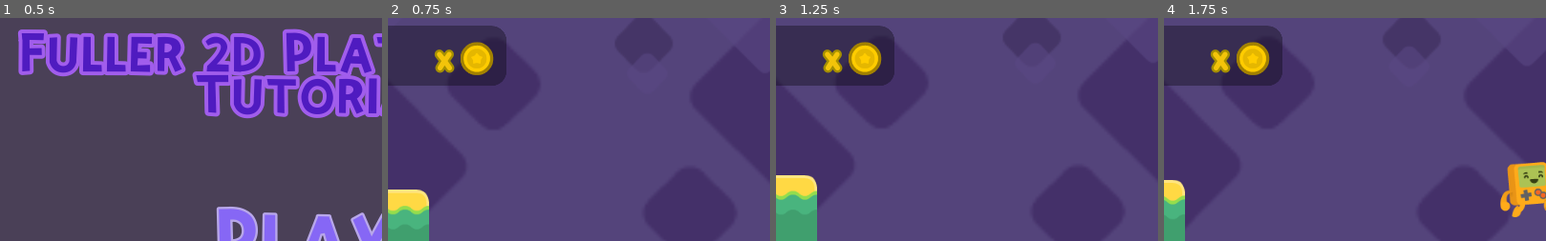
Above: before the commit, frames 1-4 (left to right).
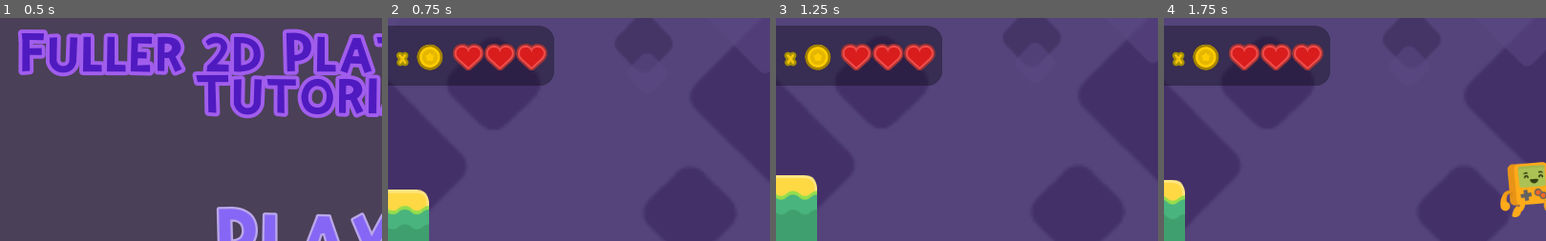
Above: after the commit, the same moments.

Repository: CrabbitSlater/Godot_2D_Tutorial_adv
Game: Godot game, scene res://Assets/TitleMenu.tscn
Two runs of this game, one before a commit and one after it. Both use one fixed random seed, a clock stepped at 60 frames per second and the inputs below.
Inputs:
- Up to frame 1 (0.5 s): no input
- Up to frame 2 (0.75 s): click "Play" at 0.5 s
- Up to frame 3 (1.25 s): no input
- Up to frame 4 (1.75 s): hold D (player_right) from 1.28 s (still down); tap V (player_fire) at 1.35 s; tap Space (player_jump) at 1.52 s
The pictures show only the part of the screen within x 10-60%, y 1-51%; the shares and areas given below are measured in that part.

Frame 1 is identical in both runs. In frame 2, 6.1% of the frame differs, in the area x 2-44%, y 3-31%; in frame 3, 6.1%; in frame 4, 6.1%.

Commit message:
Added hearts/health system using a tiled texture rect. (dont forget to enable expand) Created a 'singleton' to handle lives global, that autoloads itself (project settings) and updated the hud so it passes a reference to itself to global so global can access loadhearts

Diff:
--- a/Assets/Levels/HUD.gd
+++ b/Assets/Levels/HUD.gd
@@ -1,11 +1,23 @@
 extends CanvasLayer
 
 var coins:int = 0
+const HEARTS_WIDTH = 53
 
 func _ready():
 	$Coins.text=String(coins)
+	load_hearts()
+	Global.hud = self # give reference of ourselves to the global node
 
 
 func _on_coin_collected():
 	coins +=1
 	_ready()
+
+func load_hearts():
+	#Dont forget to enable expand on the hearts texturerect
+	$HeartsFull.rect_size.x = Global.lives * HEARTS_WIDTH
+	print("current lives = "+str(Global.lives))
+	print("empty hearts size should be = "+str((Global.max_lives - Global.lives)))
+	print("empty hearts width should be = "+str((Global.max_lives - Global.lives) * HEARTS_WIDTH))
+	$HeartsEmpty.rect_size.x = (Global.max_lives - Global.lives) * HEARTS_WIDTH
+	$HeartsEmpty.rect_position.x = $HeartsFull.rect_position.x + $HeartsFull.rect_size.x *$HeartsFull.rect_scale.x
--- a/Assets/Levels/Test_Level.tscn
+++ b/Assets/Levels/Test_Level.tscn
@@ -14,6 +14,8 @@
 [ext_resource path="res://Assets/Objects/Ladder/ladder_sprites/ladder_top.png" type="Texture" id=12]
 [ext_resource path="res://Assets/Objects/Ladder/ladder_sprites/ladder_mid.png" type="Texture" id=13]
 [ext_resource path="res://Assets/Objects/Ladder/Ladder_Top.tscn" type="PackedScene" id=14]
+[ext_resource path="res://Assets/UI/UI_Img/hud_heartEmpty.png" type="Texture" id=15]
+[ext_resource path="res://Assets/UI/UI_Img/hud_heartFull.png" type="Texture" id=16]
 
 [sub_resource type="ConvexPolygonShape2D" id=11]
 points = PoolVector2Array( 48, 64, 16, 64, 16, 0, 48, 0 )
@@ -76,7 +78,7 @@
 corner_radius_bottom_left = 20
 
 [sub_resource type="DynamicFont" id=9]
-size = 48
+size = 25
 outline_size = 3
 font_data = ExtResource( 8 )
 
@@ -236,24 +238,24 @@
 [node name="Panel" type="Panel" parent="HUD"]
 margin_left = 16.0
 margin_top = 16.0
-margin_right = 256.0
+margin_right = 320.0
 margin_bottom = 96.0
 custom_styles/panel = SubResource( 8 )
 
 [node name="TextureRect" type="TextureRect" parent="HUD"]
-margin_left = 194.0
-margin_top = 37.0
-margin_right = 239.0
-margin_bottom = 82.0
+margin_left = 136.0
+margin_top = 40.0
+margin_right = 171.0
+margin_bottom = 75.0
 texture = ExtResource( 7 )
 expand = true
 stretch_mode = 1
 
 [node name="Label" type="Label" parent="HUD"]
-margin_left = 160.0
-margin_top = 32.0
-margin_right = 184.0
-margin_bottom = 91.0
+margin_left = 104.0
+margin_top = 29.0
+margin_right = 128.0
+margin_bottom = 88.0
 custom_colors/font_color = Color( 0.952941, 0.768627, 0.0392157, 1 )
 custom_colors/font_outline_modulate = Color( 0.647059, 0.560784, 0, 1 )
 custom_constants/line_spacing = 0
@@ -273,14 +275,34 @@
 text = "$$"
 valign = 1
 
+[node name="HeartsEmpty" type="TextureRect" parent="HUD"]
+margin_left = 184.0
+margin_top = 40.0
+margin_right = 343.0
+margin_bottom = 85.0
+rect_scale = Vector2( 0.8, 0.8 )
+texture = ExtResource( 15 )
+expand = true
+stretch_mode = 2
+
+[node name="HeartsFull" type="TextureRect" parent="HUD"]
+margin_left = 184.0
+margin_top = 40.0
+margin_right = 343.0
+margin_bottom = 85.0
+rect_scale = Vector2( 0.8, 0.8 )
+texture = ExtResource( 16 )
+expand = true
+stretch_mode = 2
+
 [node name="Ladder_Tops" type="Node2D" parent="."]
 position = Vector2( 64, 0 )
 
-[node name="Ladder_Top" parent="Ladder_Tops" instance=ExtResource( 14 )]
+[node name="Ladder_Top_1" parent="Ladder_Tops" instance=ExtResource( 14 )]
 position = Vector2( 1120, 264 )
 
-[node name="Ladder_Top2" parent="Ladder_Tops" instance=ExtResource( 14 )]
-position = Vector2( 1568, 272 )
+[node name="Ladder_Top_2" parent="Ladder_Tops" instance=ExtResource( 14 )]
+position = Vector2( 1568, 296 )
 
 [node name="Enemies" type="Node2D" parent="."]
 
--- a/Assets/PlayButton.gd
+++ b/Assets/PlayButton.gd
@@ -4,5 +4,5 @@
 
 
 func _on_PlayButton_pressed():
-
+	Global.new_game()
 	get_tree().change_scene("res://Assets/Levels/Test_Level.tscn")
--- a/Assets/Steve/Steve.gd
+++ b/Assets/Steve/Steve.gd
@@ -220,8 +220,9 @@
 
 	#sorted this bug using collisions layers- fall zone now only detects things on player
 
-	get_tree().change_scene("res://Assets/GameOverScreen.tscn")
-
+	Global.lose_life()
+	if(Global.lives>0):
+		get_tree().reload_current_scene()
 	#pass # Replace with function body.
 
 func add_coin():
@@ -232,6 +233,9 @@
 	velocity.y=jump_force*0.5
 
 func ouch(var enemy_pos_x):
+
+	Global.lose_life()
+
 	self.set_modulate(Color(1,0.3,0.3,0.6))
 	#get relative position of thing that ouched us to ourselves
 
@@ -253,7 +257,10 @@
 
 
 func _on_Timer_timeout():
-	get_tree().change_scene("res://Assets/GameOverScreen.tscn")
+
+
+	self.set_modulate(Color(1,1,1,1))
+
 
 
 func _on_LadderChecker_body_entered(body):
--- /dev/null
+++ b/Global.gd
@@ -0,0 +1,18 @@
+extends Node
+
+# ^^ a singleton that handles lives
+
+# a pointe to the hud, set by the HUD's onready function.
+var hud
+
+var max_lives :int =3
+var lives = max_lives
+
+func new_game():
+	lives= max_lives
+
+func lose_life():
+	lives-=1
+	hud.load_hearts()
+	if lives <=0:
+		get_tree().change_scene("res://Assets/GameOverScreen.tscn")
--- a/project.godot
+++ b/project.godot
@@ -13,6 +13,10 @@
 config/name="Enhanced 2d Tutorial"
 run/main_scene="res://Assets/TitleMenu.tscn"
 config/icon="res://icon.png"
+
+[autoload]
+
+Global="*res://Global.gd"
 
 [display]
 
Not shown: 1 places in Assets/Levels/Test_Level.tscn that only renumber resources
Binary file added: Assets/UI/UI_Img/hud_heartEmpty.png
Not shown, added: Assets/UI/UI_Img/hud_heartEmpty.png.import
Binary file added: Assets/UI/UI_Img/hud_heartFull.png
Not shown, added: Assets/UI/UI_Img/hud_heartFull.png.import
